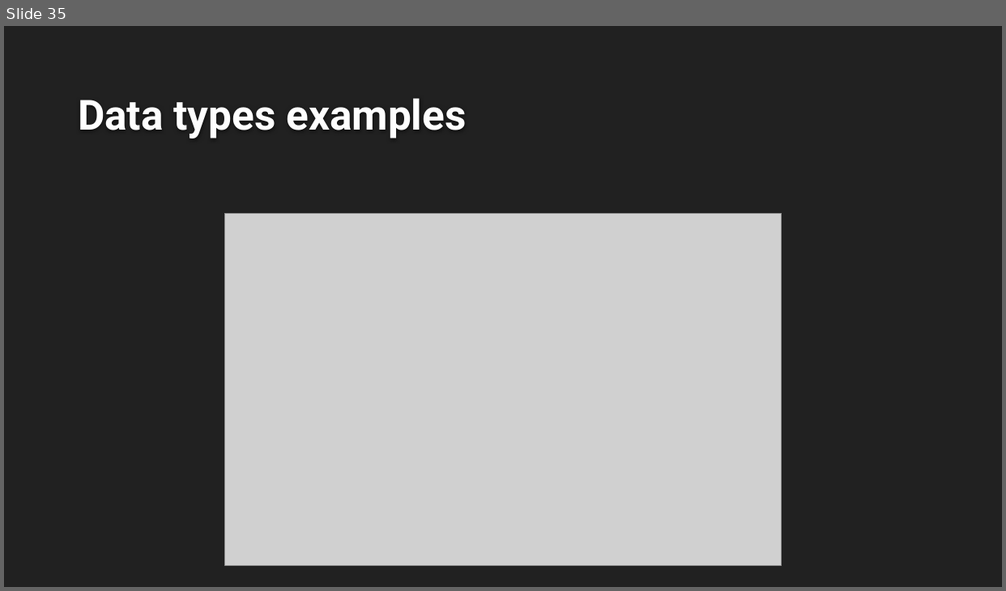
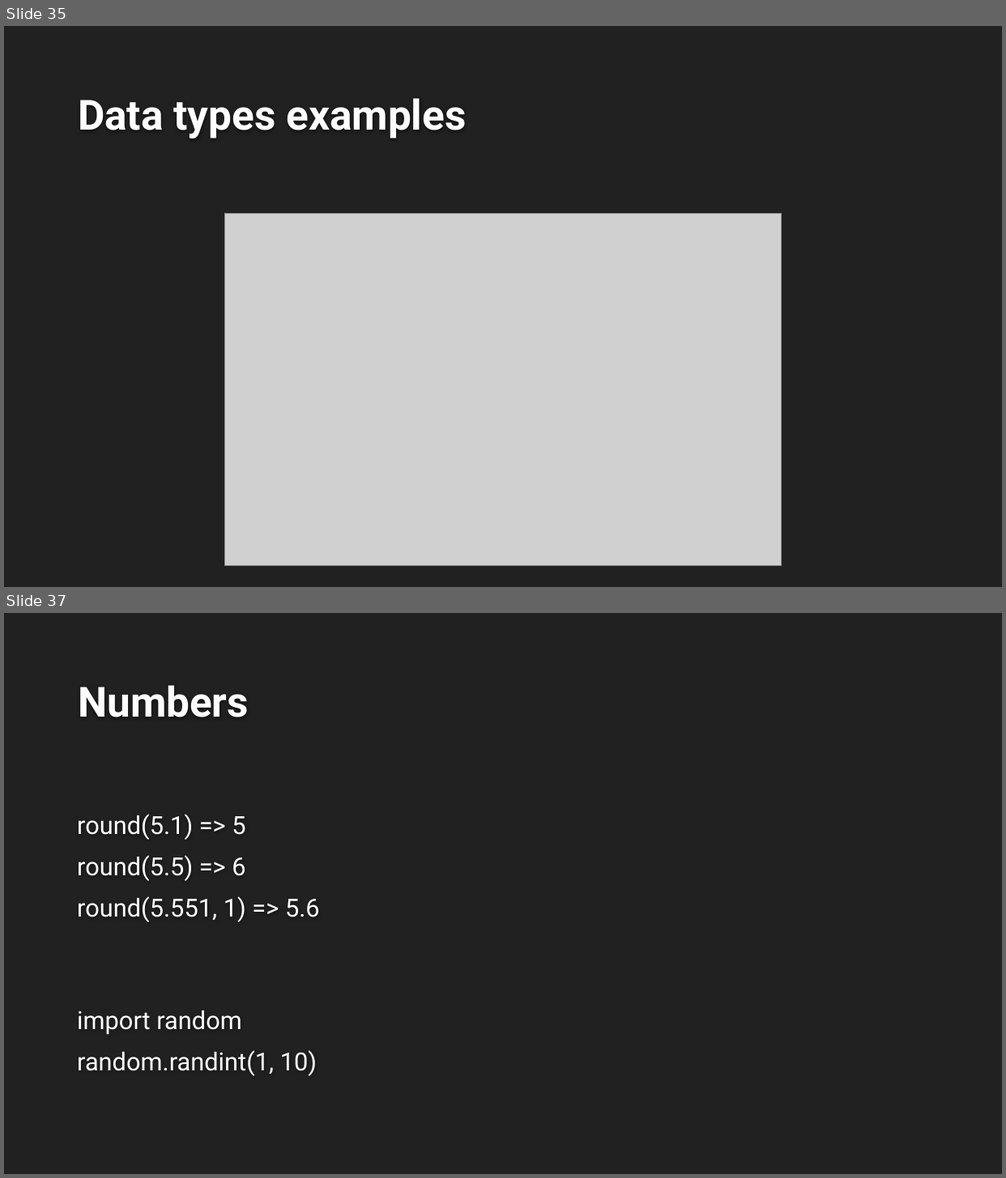
Before and after one commit to mehran-tarif/python-course, a slide deck: Programming from zero to hero.pptx. Shown one above the other, each under a label of ours: slide 35 before the commit, slides 35 and 37 after it; the slides between them are not shown. The pictures are 1006x591 and 1006x1178 pixels, drawn with LibreOffice and Linux fonts; fonts in the diff are those of the drawing; grey boxes stand for pictures; background and template pictures are left out. Boxes give left, top, right and bottom in pixels: in the first picture for what was removed or moved away, otherwise in the second. Text is boxed around its words. In the diff, an @@ line names an element or a change of style, - is before the commit and + after.

```diff
--- a/Programming from zero to hero.pptx
+++ b/Programming from zero to hero.pptx
@@ slide 37 added at [4, 613, 1002, 1174], background #212121 @@
@@ title added at [78, 685, 249, 717], 40 pt, text #FEFEFE, bold @@
+Numbers
@@ text added at [77, 814, 320, 922], 24 pt, text #FFFFFF @@
+round(5.1) => 5
+round(5.5) => 6
+round(5.551, 1) => 5.6
@@ text added at [77, 1011, 317, 1076], 24 pt, text #FFFFFF @@
+import random
+random.randint(1, 10)
```
Also in this commit, not shown: 1 other slide added, 2 other files.
